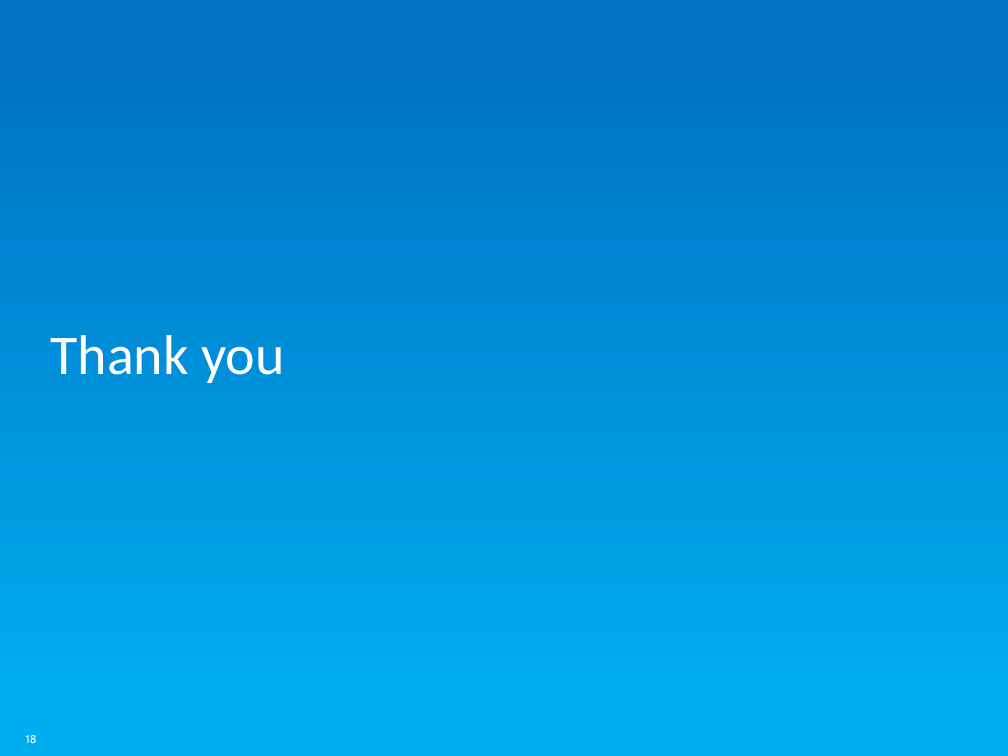
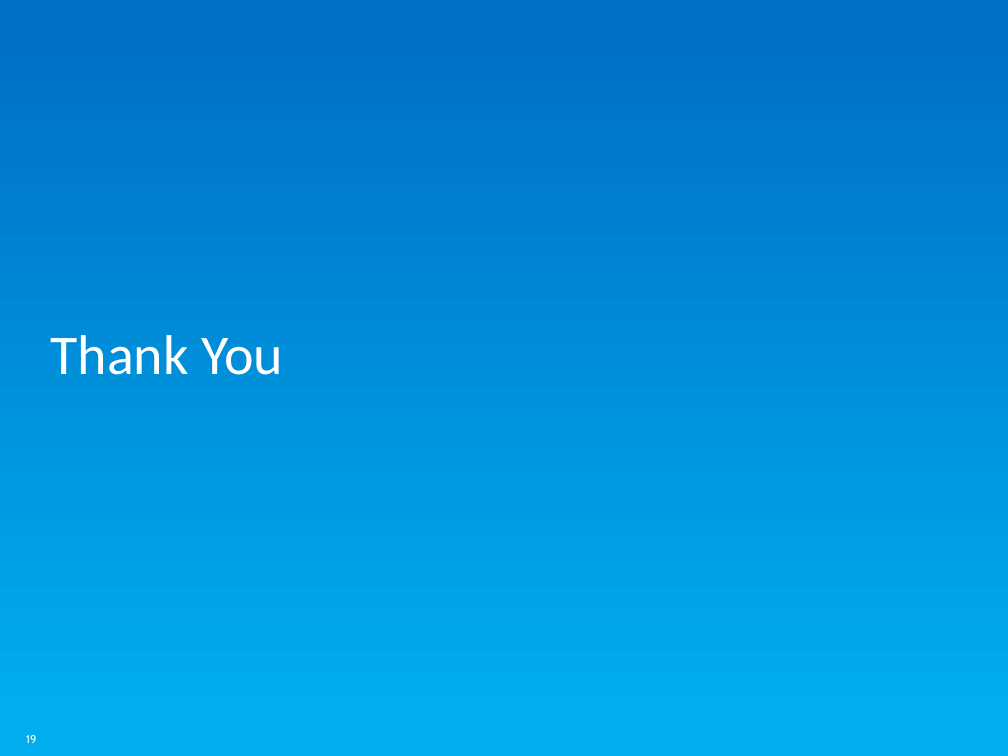
Before and after one commit to changeyourname/mipt-mips, a slide deck: slide 19 of 2015/Lecture_9__28_Nov_Branch_Prediction__Eng_text__No_audio.pptx (slide 18 before the commit). Drawn at 1008x756 pixels with LibreOffice and Linux fonts; fonts in the diff are those of the drawing; background and template pictures are left out. Boxes give left, top, right and bottom in pixels: in the first picture for what was removed or moved away, otherwise in the second. Text is boxed around its words. In the diff, an @@ line names an element or a change of style, - is before the commit and + after.

```diff
--- a/2015/Lecture_9__28_Nov_Branch_Prediction__Eng_text__No_audio.pptx
+++ b/2015/Lecture_9__28_Nov_Branch_Prediction__Eng_text__No_audio.pptx
@@ title at (50,335,283,375): text changed @@
-Thank you
+Thank You
@@ page number at (26,735,36,743): text changed @@
-18
+19
```
Also in this commit, not shown: 6 other slides changed, 1 slide added.
